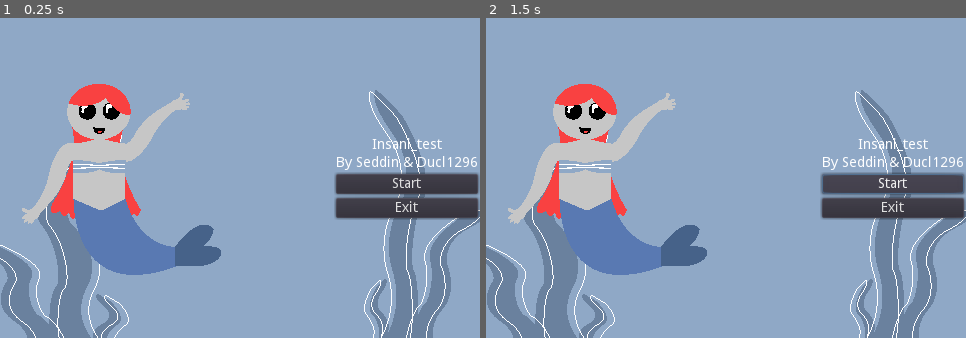
Above: before the commit, frames 1-2 (left to right).
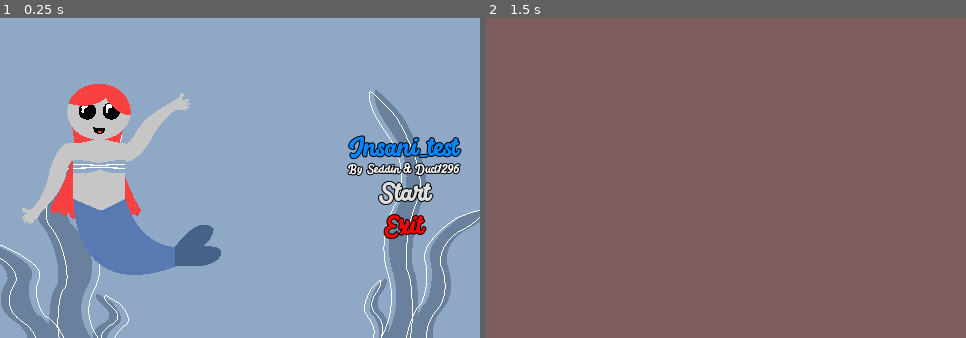
Above: after the commit, the same moments.

Repository: ducl1296/Insani_test
Game: Godot game, scene res://Menu.tscn
Same seed, same stepped clock (60 frames per second), same inputs: the game is played once before the commit and once after it.
Inputs (mouse positions are in pixels of both pictures, inside the frame that each line leads up to):
- Up to frame 1 (0.25 s): no input
- Up to frame 2 (1.5 s): click "Start" at 0.5 s; click (894, 184) at 1.25 s, where only the run before the commit has a clickable "Start"

The runs differ from the first frame. In frame 1, 6.7% of the frame differs, in the area x 69-100%, y 36-70%; in frame 2, 100%, in the area x 0-100%, y 0-100%.

Commit message:
BigUpdate
New Font
New Scenes(fish,food,tank)
New Graphics
New animations

Diff:
--- a/Menu.tscn
+++ b/Menu.tscn
@@ -1,10 +1,48 @@
-[gd_scene load_steps=2 format=2]
+[gd_scene load_steps=11 format=2]
 
-[ext_resource path="res://ui/wall_menu(new).png" type="Texture" id=1]
+[ext_resource path="res://assets/menu/menu(new).png" type="Texture" id=1]
+[ext_resource path="res://scripts/Menu.gd" type="Script" id=2]
+
+[sub_resource type="DynamicFontData" id=1]
+font_path = "res://assets/menu/BigFish.ttf"
+
+[sub_resource type="DynamicFont" id=2]
+size = 22
+outline_size = 1
+outline_color = Color( 0, 0, 0, 1 )
+font_data = SubResource( 1 )
+
+[sub_resource type="DynamicFontData" id=3]
+font_path = "res://assets/menu/BigFish.ttf"
+
+[sub_resource type="DynamicFont" id=4]
+size = 10
+outline_size = 1
+outline_color = Color( 0, 0, 0, 1 )
+font_data = SubResource( 3 )
+
+[sub_resource type="DynamicFontData" id=5]
+font_path = "res://assets/menu/BigFish.ttf"
+
+[sub_resource type="DynamicFont" id=6]
+size = 22
+outline_size = 1
+outline_color = Color( 0, 0, 0, 1 )
+font_data = SubResource( 5 )
+
+[sub_resource type="DynamicFontData" id=7]
+font_path = "res://assets/menu/BigFish.ttf"
+
+[sub_resource type="DynamicFont" id=8]
+size = 22
+outline_size = 1
+outline_color = Color( 0, 0, 0, 1 )
+font_data = SubResource( 7 )
 
 [node name="Menu" type="Control"]
 anchor_right = 1.0
 anchor_bottom = 1.0
+script = ExtResource( 2 )
 __meta__ = {
 "_edit_use_anchors_": false
 }
@@ -20,9 +58,9 @@
 anchor_top = 0.5
 anchor_right = 1.0
 anchor_bottom = 0.5
-margin_left = -144.0
+margin_left = -147.0
 margin_top = -40.0
-margin_right = -16.0
+margin_right = -5.0
 margin_bottom = 40.0
 __meta__ = {
 "_edit_use_anchors_": false
@@ -30,24 +68,38 @@
 
 [node name="Titulo" type="Label" parent="VBoxContainer"]
 margin_right = 142.0
-margin_bottom = 14.0
+margin_bottom = 23.0
+custom_fonts/font = SubResource( 2 )
+custom_colors/font_color = Color( 0, 0.52549, 1, 1 )
 text = "Insani_test"
 align = 1
 
 [node name="Label" type="Label" parent="VBoxContainer"]
-margin_top = 18.0
+margin_top = 27.0
 margin_right = 142.0
-margin_bottom = 32.0
+margin_bottom = 38.0
+custom_fonts/font = SubResource( 4 )
 text = "By Seddin & Ducl1296"
+align = 1
 
 [node name="Button" type="Button" parent="VBoxContainer"]
-margin_top = 36.0
+margin_top = 42.0
 margin_right = 142.0
-margin_bottom = 56.0
+margin_bottom = 71.0
+custom_fonts/font = SubResource( 6 )
+custom_colors/font_color_hover = Color( 0.45098, 0.45098, 0.45098, 1 )
 text = "Start"
+flat = true
 
 [node name="Button2" type="Button" parent="VBoxContainer"]
-margin_top = 60.0
+margin_top = 75.0
 margin_right = 142.0
-margin_bottom = 80.0
+margin_bottom = 104.0
+custom_fonts/font = SubResource( 8 )
+custom_colors/font_color = Color( 1, 0, 0, 1 )
+custom_colors/font_color_hover = Color( 0.478431, 0, 0, 1 )
 text = "Exit"
+flat = true
+
+[connection signal="pressed" from="VBoxContainer/Button" to="." method="_on_Button_pressed"]
+[connection signal="pressed" from="VBoxContainer/Button2" to="." method="_on_Button2_pressed"]
--- /dev/null
+++ b/assets/Fish_Tank/FishTank.tscn
@@ -0,0 +1,3 @@
+[gd_scene format=2]
+
+[node name="FishTank" type="Node2D"]
--- /dev/null
+++ b/assets/Food/Food.tscn
@@ -0,0 +1,85 @@
+[gd_scene load_steps=15 format=2]
+
+[ext_resource path="res://assets/Food/food.png" type="Texture" id=1]
+
+[sub_resource type="AtlasTexture" id=1]
+flags = 4
+atlas = ExtResource( 1 )
+region = Rect2( 0, 0, 40, 40 )
+
+[sub_resource type="AtlasTexture" id=2]
+flags = 4
+atlas = ExtResource( 1 )
+region = Rect2( 40, 0, 40, 40 )
+
+[sub_resource type="AtlasTexture" id=3]
+flags = 4
+atlas = ExtResource( 1 )
+region = Rect2( 80, 0, 40, 40 )
+
+[sub_resource type="AtlasTexture" id=4]
+flags = 4
+atlas = ExtResource( 1 )
+region = Rect2( 120, 0, 40, 40 )
+
+[sub_resource type="AtlasTexture" id=5]
+flags = 4
+atlas = ExtResource( 1 )
+region = Rect2( 160, 0, 40, 40 )
+
+[sub_resource type="AtlasTexture" id=6]
+flags = 4
+atlas = ExtResource( 1 )
+region = Rect2( 200, 0, 40, 40 )
+
+[sub_resource type="AtlasTexture" id=7]
+flags = 4
+atlas = ExtResource( 1 )
+region = Rect2( 240, 0, 40, 40 )
+
+[sub_resource type="AtlasTexture" id=8]
+flags = 4
+atlas = ExtResource( 1 )
+region = Rect2( 280, 0, 40, 40 )
+
+[sub_resource type="AtlasTexture" id=9]
+flags = 4
+atlas = ExtResource( 1 )
+region = Rect2( 320, 0, 40, 40 )
+
+[sub_resource type="AtlasTexture" id=10]
+flags = 4
+atlas = ExtResource( 1 )
+region = Rect2( 360, 0, 40, 40 )
+
+[sub_resource type="AtlasTexture" id=11]
+flags = 4
+atlas = ExtResource( 1 )
+region = Rect2( 400, 0, 40, 40 )
+
+[sub_resource type="SpriteFrames" id=12]
+animations = [ {
+"frames": [ SubResource( 1 ), SubResource( 2 ), SubResource( 3 ), SubResource( 4 ), SubResource( 5 ), SubResource( 6 ), SubResource( 7 ), SubResource( 8 ), SubResource( 9 ), SubResource( 10 ), SubResource( 11 ) ],
+"loop": true,
+"name": "default",
+"speed": 5.0
+} ]
+
+[sub_resource type="CapsuleShape2D" id=13]
+
+[node name="Food" type="Area2D"]
+__meta__ = {
+"_edit_group_": true
+}
+
+[node name="AnimatedSprite" type="AnimatedSprite" parent="."]
+rotation = 1.5708
+frames = SubResource( 12 )
+frame = 4
+speed_scale = 2.0
+playing = true
+
+[node name="CollisionShape2D" type="CollisionShape2D" parent="."]
+position = Vector2( -0.594604, 1.48651 )
+rotation = 1.5708
+shape = SubResource( 13 )
--- /dev/null
+++ b/assets/GoldenFish/GoldenFish.tscn
@@ -0,0 +1,75 @@
+[gd_scene load_steps=12 format=2]
+
+[ext_resource path="res://assets/GoldenFish/fish-sheet.png" type="Texture" id=1]
+
+[sub_resource type="AtlasTexture" id=1]
+flags = 4
+atlas = ExtResource( 1 )
+region = Rect2( 0, 0, 1280, 720 )
+
+[sub_resource type="AtlasTexture" id=2]
+flags = 4
+atlas = ExtResource( 1 )
+region = Rect2( 1280, 0, 1280, 720 )
+
+[sub_resource type="AtlasTexture" id=3]
+flags = 4
+atlas = ExtResource( 1 )
+region = Rect2( 2560, 0, 1280, 720 )
+
+[sub_resource type="AtlasTexture" id=4]
+flags = 4
+atlas = ExtResource( 1 )
+region = Rect2( 3840, 0, 1280, 720 )
+
+[sub_resource type="AtlasTexture" id=5]
+flags = 4
+atlas = ExtResource( 1 )
+region = Rect2( 5120, 0, 1280, 720 )
+
+[sub_resource type="AtlasTexture" id=6]
+flags = 4
+atlas = ExtResource( 1 )
+region = Rect2( 6400, 0, 1280, 720 )
+
+[sub_resource type="AtlasTexture" id=7]
+flags = 4
+atlas = ExtResource( 1 )
+region = Rect2( 7680, 0, 1280, 720 )
+
+[sub_resource type="AtlasTexture" id=8]
+flags = 4
+atlas = ExtResource( 1 )
+region = Rect2( 8960, 0, 1280, 720 )
+
+[sub_resource type="SpriteFrames" id=9]
+animations = [ {
+"frames": [ SubResource( 1 ), SubResource( 2 ), SubResource( 3 ), SubResource( 4 ), SubResource( 5 ), SubResource( 6 ), SubResource( 7 ), SubResource( 8 ) ],
+"loop": true,
+"name": "swim",
+"speed": 5.0
+} ]
+
+[sub_resource type="CapsuleShape2D" id=10]
+radius = 9.72516
+height = 14.7288
+
+[node name="Area2D" type="Area2D"]
+position = Vector2( 21.9127, -9.17712 )
+__meta__ = {
+"_edit_group_": true
+}
+
+[node name="AnimatedSprite" type="AnimatedSprite" parent="."]
+position = Vector2( 240, 192 )
+scale = Vector2( 0.05, 0.05 )
+frames = SubResource( 9 )
+animation = "swim"
+frame = 7
+speed_scale = 2.0
+playing = true
+
+[node name="CollisionShape2D" type="CollisionShape2D" parent="."]
+position = Vector2( 240.198, 192.298 )
+rotation = 1.5708
+shape = SubResource( 10 )
--- /dev/null
+++ b/scripts/Menu.gd
@@ -0,0 +1,16 @@
+extends Control
+
+
+func _ready():
+	pass
+
+func _physics_process(delta):
+	pass
+
+
+func _on_Button2_pressed():
+	get_tree().quit()
+
+
+func _on_Button_pressed():
+	get_tree().change_scene("res://assets/Fish_Tank/FishTank.tscn")
Binary file added: assets/Food/food.png
Not shown, added: assets/Food/food.png.import
Binary file added: assets/GoldenFish/fish-sheet.png
Not shown, added: assets/GoldenFish/fish-sheet.png.import
Binary file added: assets/menu/BigFish.ttf
Renamed: ui/wall_menu(new).png -> assets/menu/menu(new).png
Not shown, changed: assets/menu/menu(new).png.import
Renamed: ui/wall_menu.png -> assets/menu/menu.png
Not shown, changed: assets/menu/menu.png.import
Binary file added: graphic_dev/food.ase
